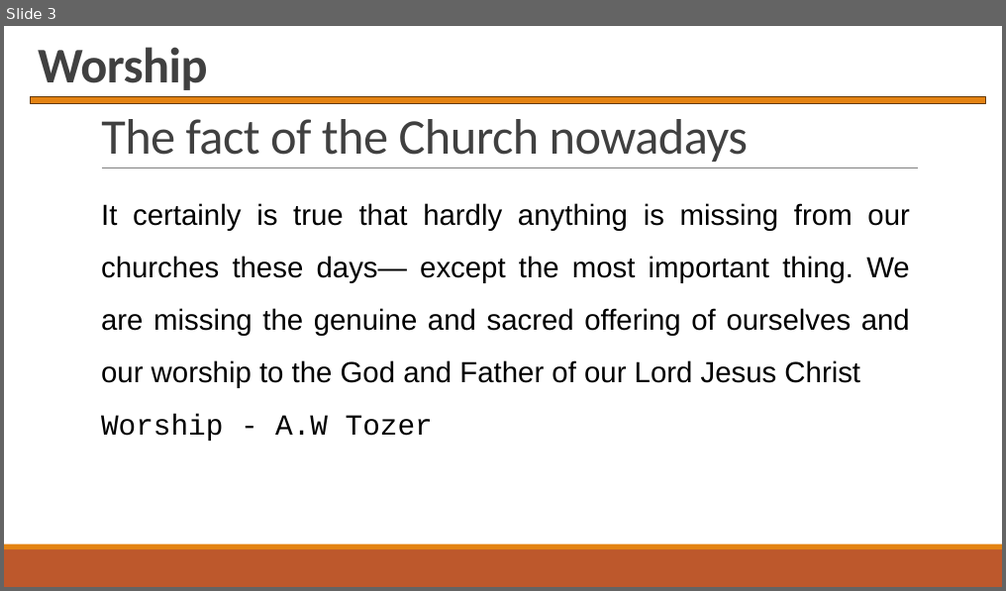
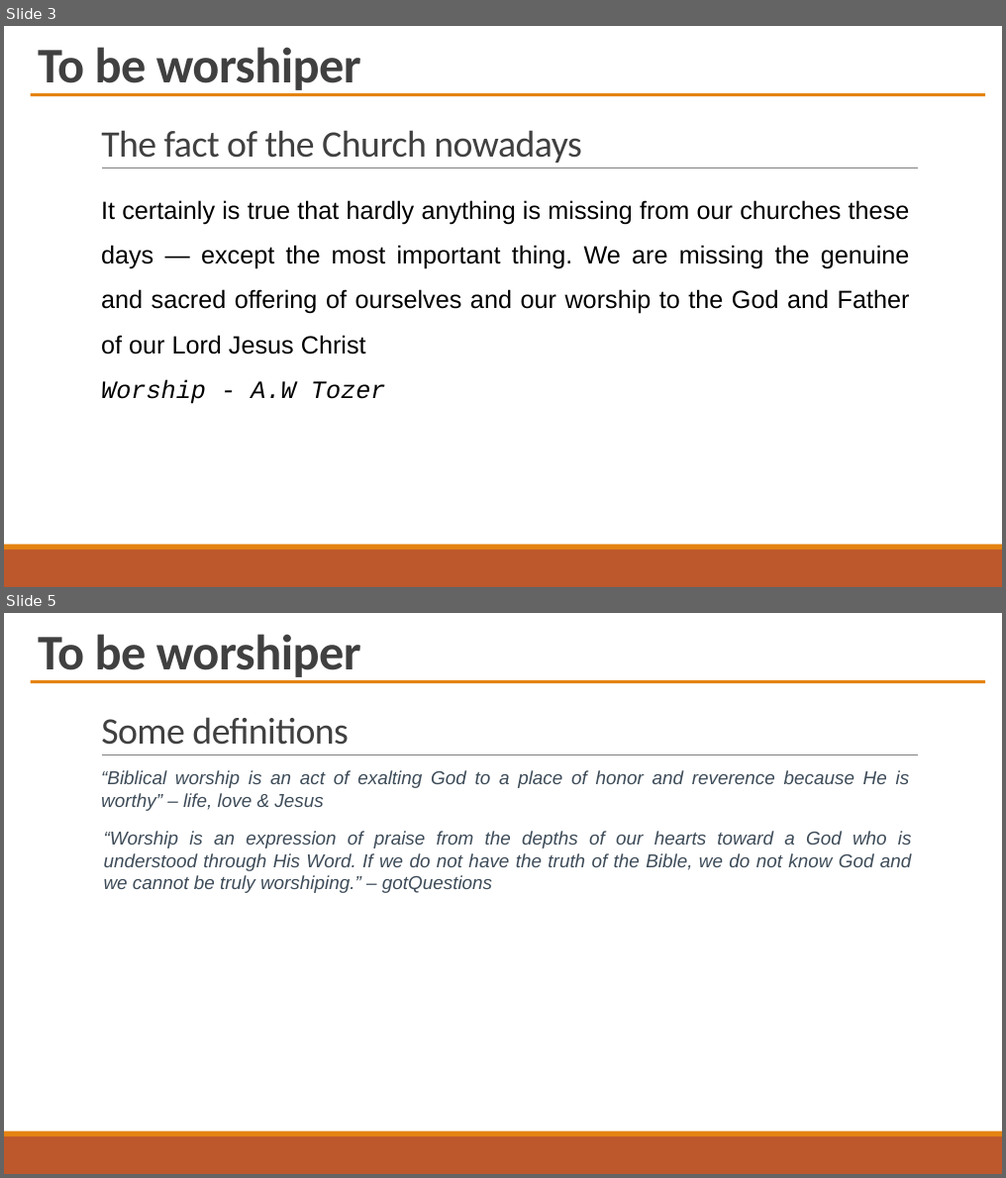
Before and after one commit to PhanNgocTrieu/SWPCT, a slide deck: Worship_Ref.pptx. Shown one above the other, each under a label of ours: slide 3 before the commit, slides 3 and 5 after it; the slides between them are not shown. The pictures are 1006x591 and 1006x1178 pixels, drawn with LibreOffice and Linux fonts; fonts in the diff are those of the drawing. Boxes give left, top, right and bottom in pixels: in the first picture for what was removed or moved away, otherwise in the second. Text is boxed around its words. In the diff, an @@ line names an element or a change of style, - is before the commit and + after.

```diff
--- a/Worship_Ref.pptx
+++ b/Worship_Ref.pptx
@@ slide 5 added at (4, 613, 1002, 1174), background #FFFFFF; not listed: 3 template elements that a slide beside it also shows @@
@@ text added at (38, 634, 361, 681), 48 pt, text #404040, bold @@
+To be worshiper
@@ rectangle added at (30, 680, 985, 683), fill #E48312 @@
@@ title added at (101, 717, 349, 745), 36 pt, text #404040 @@
+Some definitions
@@ text added at (101, 770, 910, 811), 18 pt, text #3E4C59, italic @@
+“Biblical worship is an act of exalting God to a place of honor and reverence because He is worthy” – life, love & Jesus
@@ text added at (104, 831, 912, 893), 18 pt, text #3E4C59, italic @@
+“Worship is an expression of praise from the depths of our hearts toward a God who is understood through His Word. If we do not have the truth of the Bible, we do not know God and we cannot be truly worshiping.” – gotQuestions
@@ slide 3 changed as well @@
@@ text at (38, 47, 361, 94): text changed @@
-Worship
+To be worshiper
@@ rectangle: place and size @@
-rectangle at (30, 97, 985, 104)
+rectangle at (30, 93, 985, 96)
@@ rectangle at (30, 93, 985, 96): outline #643908 1.25 pt to none @@
@@ title "The fact of the Church ..." at (101, 130, 581, 163): size 48 to 36 pt @@
@@ text at (101, 200, 910, 355): text changed; size 28 to 24 pt @@
-It certainly is true that hardly anything is missing from our churches these days— except the most important thing. We are missing the genuine and sacred offering of ourselves and our worship to the God and Father of our Lord Jesus Christ
+It certainly is true that hardly anything is missing from our churches these days — except the most important thing. We are missing the genuine and sacred offering of ourselves and our worship to the God and Father of our Lord Jesus Christ
@@ text at (101, 380, 386, 404): size 28 to 24 pt, italic on in "Worship - A.W Tozer" @@
```
Also in this commit, not shown: 2 other slides changed, 11 other slides added, 1 other file.
